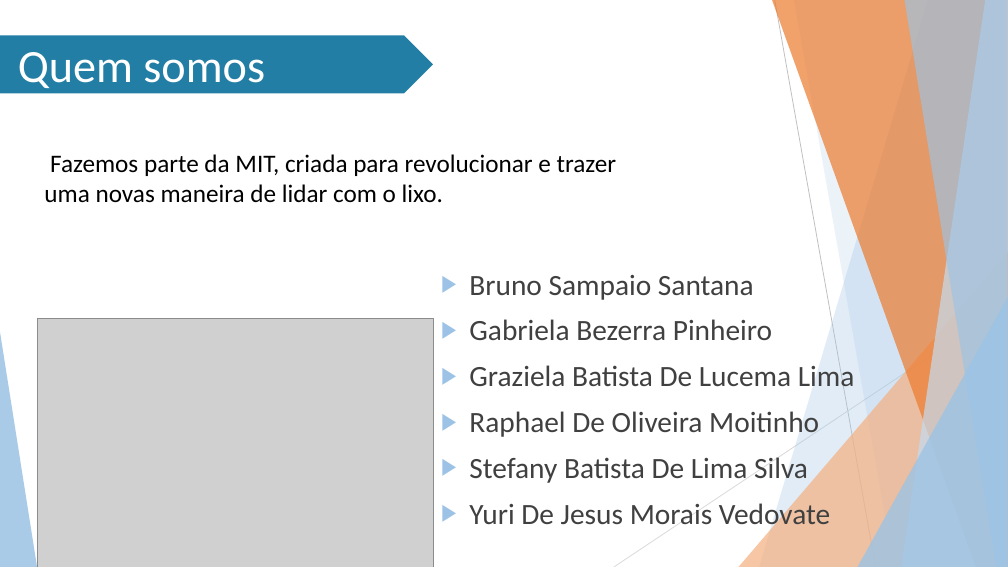
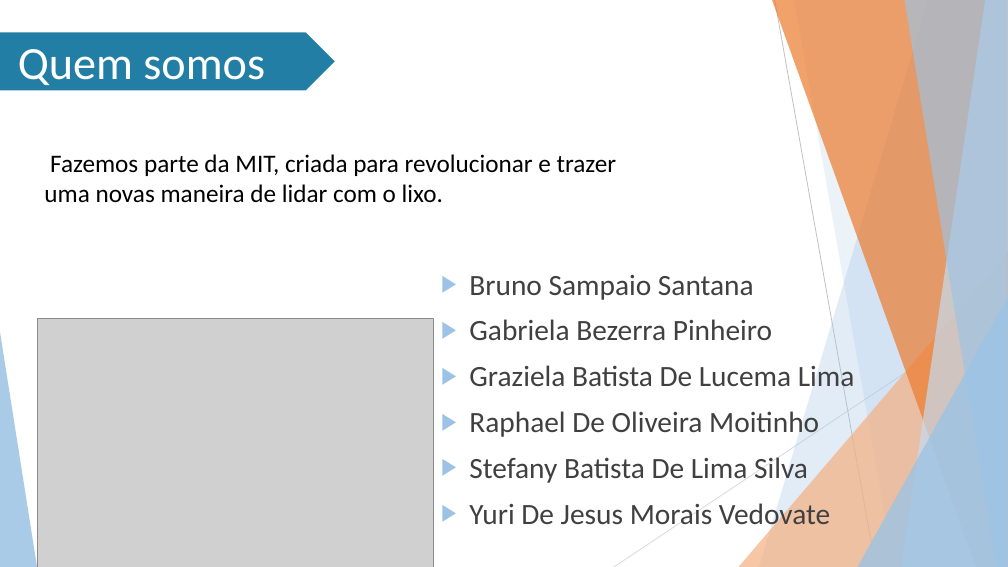
Before and after one commit to Stefany-hub/Projeto2.0, a slide deck: slide 2 of apresentação/MIT PPT (Projeto 2.0).pptx. Drawn at 1008x567 pixels with LibreOffice and Linux fonts; fonts in the diff are those of the drawing; grey boxes stand for pictures; background and template pictures are left out. Boxes give left, top, right and bottom in pixels: in the first picture for what was removed or moved away, otherwise in the second. Text is boxed around its words. In the diff, an @@ line names an element or a change of style, - is before the commit and + after.

```diff
--- a/apresentação/MIT PPT (Projeto 2.0).pptx
+++ b/apresentação/MIT PPT (Projeto 2.0).pptx
@@ pentagon arrow "Quem somos": place and size @@
-pentagon arrow "Quem somos" at (0, 36, 433, 94)
+pentagon arrow "Quem somos" at (0, 33, 335, 91)
```
Also in this commit, not shown: 5 other slides changed, 2 slides added.
